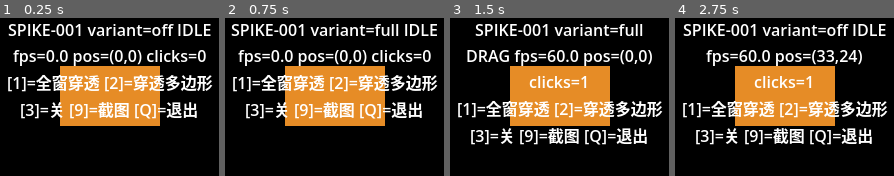
Above: before the commit, frames 1-4 (left to right).
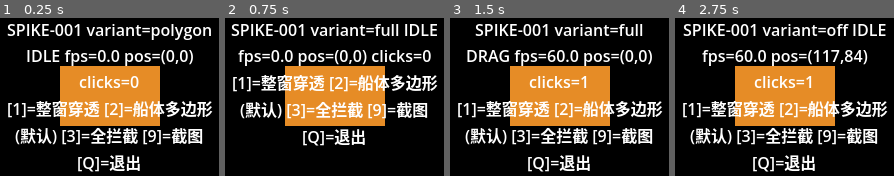
Above: after the commit, the same moments.

Repository: jiahecairen/CatFishing-Game
Game: Godot game, scene res://main.tscn
The game is run twice, just before and just after one commit, with the same random seed, the same clock (stepped at 60 frames per second) and the same inputs.
Inputs (mouse positions are in pixels of both pictures, inside the frame that each line leads up to):
- Up to frame 1 (0.25 s): no input
- Up to frame 2 (0.75 s): tap Enter at 0.5 s; move the mouse to (382, 87) at 0.52 s; tap 1 at 0.6 s; click (382, 87) at 0.67 s
- Up to frame 3 (1.5 s): tap Space at 1.25 s; drag from (515, 103) to (548, 128) at 1.27 s
- Up to frame 4 (2.75 s): move the mouse to (806, 60) at 2.02 s; tap 3 at 2.1 s; click (806, 60) at 2.17 s

The runs differ from the first frame. In frame 1, 27% of the frame differs, in the area x 3-97%, y 3-98%; in frame 2, 8.7%; in frame 3, 8.9%; in frame 4, 13%.

Commit message:
AUTO-001 SPIKE-001-FIX-001: 修复鼠标穿透和窗口拖动抖动 (tests pass, scope clean)

Diff:
--- a/tests/spike/overlay/report/capability.json
+++ b/tests/spike/overlay/report/capability.json
@@ -1,9 +1,15 @@
 {
   "display_count": -1,
   "display_server": "headless",
+  "display_server_methods": {
+    "get_display_safe_area": true,
+    "mouse_get_position": true,
+    "window_start_drag": true
+  },
   "engine_version": "4.7.2-stable (official)",
   "headless": true,
   "main_display_safe_area": null,
+  "mouse_get_position_value": null,
   "project_display_settings": {
     "display/window/size/always_on_top": true,
     "display/window/size/borderless": true,
@@ -22,7 +28,7 @@
   },
   "renderer_note": "headless 下此值可能为 dummy；Metal/Compatibility 实证必须来自 GUI 人工运行",
   "rendering_method": "forward_plus",
-  "ts_utc": "2026-11-10 20:39:45",
+  "ts_utc": "2026-11-10 22:32:16",
   "window_properties": {
     "always_on_top": true,
     "borderless": true,
--- a/tests/spike/overlay/report/observed_state.json
+++ b/tests/spike/overlay/report/observed_state.json
@@ -3,23 +3,23 @@
   "drag_threshold_px": 6.0,
   "events": [
     [
-      258,
-      "2026-11-10 20:39:45",
-      "position_restored_from_default"
+      294,
+      "2026-11-10 22:32:16",
+      "position_restored_from_saved"
     ],
     [
-      258,
-      "2026-11-10 20:39:45",
-      "variant:off"
+      294,
+      "2026-11-10 22:32:16",
+      "variant:polygon"
     ],
     [
-      259,
-      "2026-11-10 20:39:45",
+      294,
+      "2026-11-10 22:32:16",
       "ready"
     ],
     [
-      280,
-      "2026-11-10 20:39:45",
+      313,
+      "2026-11-10 22:32:16",
       "position_saved"
     ]
   ],
@@ -27,13 +27,17 @@
   "fps_samples": [],
   "headless": true,
   "hidden": false,
+  "last_drag_sample_count": 0,
+  "last_drag_samples": [],
   "max_fps": 30,
+  "mouse_get_position_supported": true,
   "ship_clicks": 0,
-  "ts_utc": "2026-11-10 20:39:45",
-  "variant": "off",
+  "ts_utc": "2026-11-10 22:32:16",
+  "variant": "polygon",
   "variant_api": {
     "always_on_top": true,
     "borderless": true,
+    "displayserver_mouse_get_position": true,
     "mouse_passthrough": true,
     "mouse_passthrough_mode": false,
     "mouse_passthrough_polygon": true,
@@ -43,18 +47,36 @@
   "variant_log": [
     {
       "applied": true,
-      "at_utc": "2026-11-10 20:39:45",
+      "at_utc": "2026-11-10 22:32:16",
       "effective_mouse_passthrough": false,
-      "effective_mouse_passthrough_mode": null,
+      "effective_mouse_passthrough_polygon": [
+        [
+          60.0,
+          50.0
+        ],
+        [
+          160.0,
+          50.0
+        ],
+        [
+          160.0,
+          110.0
+        ],
+        [
+          60.0,
+          110.0
+        ]
+      ],
+      "effective_mouse_passthrough_polygon_point_count": 4,
       "human_observation": "",
       "note": "",
       "supported": true,
-      "variant": "off"
+      "variant": "polygon"
     }
   ],
   "window_position": [
-    120,
-    120
+    734,
+    1118
   ],
   "window_size": [
     64,
--- a/tests/spike/overlay/report/variant_matrix.json
+++ b/tests/spike/overlay/report/variant_matrix.json
@@ -3,23 +3,23 @@
   "drag_threshold_px": 6.0,
   "events": [
     [
-      258,
-      "2026-11-10 20:39:45",
-      "position_restored_from_default"
+      294,
+      "2026-11-10 22:32:16",
+      "position_restored_from_saved"
     ],
     [
-      258,
-      "2026-11-10 20:39:45",
-      "variant:off"
+      294,
+      "2026-11-10 22:32:16",
+      "variant:polygon"
     ],
     [
-      259,
-      "2026-11-10 20:39:45",
+      294,
+      "2026-11-10 22:32:16",
       "ready"
     ],
     [
-      280,
-      "2026-11-10 20:39:45",
+      313,
+      "2026-11-10 22:32:16",
       "position_saved"
     ]
   ],
@@ -27,13 +27,17 @@
   "fps_samples": [],
   "headless": true,
   "hidden": false,
+  "last_drag_sample_count": 0,
+  "last_drag_samples": [],
   "max_fps": 30,
+  "mouse_get_position_supported": true,
   "ship_clicks": 0,
-  "ts_utc": "2026-11-10 20:39:45",
-  "variant": "off",
+  "ts_utc": "2026-11-10 22:32:16",
+  "variant": "polygon",
   "variant_api": {
     "always_on_top": true,
     "borderless": true,
+    "displayserver_mouse_get_position": true,
     "mouse_passthrough": true,
     "mouse_passthrough_mode": false,
     "mouse_passthrough_polygon": true,
@@ -43,18 +47,36 @@
   "variant_log": [
     {
       "applied": true,
-      "at_utc": "2026-11-10 20:39:45",
+      "at_utc": "2026-11-10 22:32:16",
       "effective_mouse_passthrough": false,
-      "effective_mouse_passthrough_mode": null,
+      "effective_mouse_passthrough_polygon": [
+        [
+          60.0,
+          50.0
+        ],
+        [
+          160.0,
+          50.0
+        ],
+        [
+          160.0,
+          110.0
+        ],
+        [
+          60.0,
+          110.0
+        ]
+      ],
+      "effective_mouse_passthrough_polygon_point_count": 4,
       "human_observation": "",
       "note": "",
       "supported": true,
-      "variant": "off"
+      "variant": "polygon"
     }
   ],
   "window_position": [
-    120,
-    120
+    734,
+    1118
   ],
   "window_size": [
     64,
--- a/tests/spike/overlay/scripts/capability_probe.gd
+++ b/tests/spike/overlay/scripts/capability_probe.gd
@@ -31,6 +31,13 @@
 		"main_display_safe_area": null,
 		"window_properties": {},
 		"property_values": {},
+		# SPIKE-001-FIX-001：拖动坐标源/原生拖动备选的方法存在性（只探测，不调用未证实 API）。
+		"display_server_methods": {
+			"mouse_get_position": ClassDB.class_has_method("DisplayServer", "mouse_get_position"),
+			"window_start_drag": ClassDB.class_has_method("DisplayServer", "window_start_drag"),
+			"get_display_safe_area": ClassDB.class_has_method("DisplayServer", "get_display_safe_area"),
+		},
+		"mouse_get_position_value": null,
 		"ts_utc": Time.get_datetime_string_from_system(true, true),
 	}
 	# 区分“project 设置未生效”与“设置名写错”：记录设置项读取结果（headless 窗口 64×64 属 dummy 行为）。
@@ -50,6 +57,10 @@
 		# 实测：本引擎 get_display_safe_area() 为 0 参数（4.7.2 真实签名）。
 		var area: Rect2i = DisplayServer.get_display_safe_area()
 		report["main_display_safe_area"] = [area.position.x, area.position.y, area.size.x, area.size.y]
+		# GUI 下记录真实屏幕光标坐标（headless 返回哨兵值，不记录以免误导）。
+		if ClassDB.class_has_method("DisplayServer", "mouse_get_position"):
+			var mp: Vector2i = DisplayServer.mouse_get_position()
+			report["mouse_get_position_value"] = [mp.x, mp.y]
 	var win: Window = get_window()
 	var props: Array[Dictionary] = win.get_property_list()
 	for prop_name in WINDOW_PROPERTIES:
--- a/tests/spike/overlay/scripts/overlay_window.gd
+++ b/tests/spike/overlay/scripts/overlay_window.gd
@@ -14,10 +14,12 @@
 const DEFAULT_POS := Vector2i(120, 120)
 const FPS_WINDOW_MS := 1000
 const FPS_SAMPLES_KEPT := 120
-
-# Godot 4.3 Window.MousePassthroughMode: DISABLED=0, LOCAL_ONLY=1, LOCAL_AND_PARENT=2
-const PASSTHROUGH_DISABLED := 0
-const PASSTHROUGH_LOCAL_ONLY := 1
+const DRAG_SAMPLE_CAP := 400
+
+# SPIKE-001-FIX-001 修正 A（人工审核为准）：Window.mouse_passthrough_polygon 的真实语义 =
+# 多边形内部接收鼠标事件，多边形外部鼠标穿透；mouse_passthrough=true 时多边形设置无效。
+# 本构建（4.7.2）实测无 mouse_passthrough_mode 属性，变体一律只用 mouse_passthrough(bool) +
+# mouse_passthrough_polygon 表达；禁止反向凹多边形（全窗减船体）。
 
 var _win: Window
 var _variant := "init"
@@ -27,8 +29,14 @@
 var _ship_clicks := 0
 var _drag_pending := false
 var _dragging := false
-var _drag_start_mouse := Vector2.ZERO
+# SPIKE-001-FIX-001 修正 B：拖动基准 = 按下瞬间的屏幕绝对坐标（不随窗口移动）+ 窗口起始位置。
+# 禁止用 event.global_position 计算窗口位移（窗口一动即被反方向污染 → 往复抖动）。
+var _drag_start_cursor := Vector2i.ZERO
 var _drag_start_win := Vector2i.ZERO
+var _mouse_pos_supported := false
+var _drag_unsupported_logged := false
+var _drag_samples: Array = []
+var _drag_sample_count := 0
 var _fps_window_start_ms := 0
 var _fps_window_frames := 0
 var _fps_last := 0.0
@@ -49,6 +57,8 @@
 		"always_on_top": _has_prop("always_on_top"),
 		"unfocusable": _has_prop("unfocusable"),
 	}
+	_mouse_pos_supported = ClassDB.class_has_method("DisplayServer", "mouse_get_position")
+	_variant_api["displayserver_mouse_get_position"] = _mouse_pos_supported
 	# 运行时兜底：即使 project 设置缺失/未生效，也尝试在代码里置透明与无边框。
 	if _variant_api["transparent"]:
 		_win.set("transparent", true)
@@ -59,7 +69,8 @@
 	_restore_position()
 	$Ship.gui_input.connect(_on_ship_gui_input)
 	_win.visibility_changed.connect(_on_visibility_changed)
-	_set_variant("off")
+	# SPIKE-001-FIX-001：启动默认 = polygon 生产语义（透明区穿透 + 船体可交互）。
+	_set_variant("polygon")
 	_update_status()
 	_fps_window_start_ms = Time.get_ticks_msec()
 	_log_event("ready")
@@ -103,30 +114,44 @@
 # ---------- 变体切换（键 1/2/3） ----------
 
 func _set_variant(variant: String) -> void:
+	# SPIKE-001-FIX-001 修正 A（人工审核为准，覆盖原计划 §1-A 的"polygon 内为穿透区"错误说法）：
+	#   full    : mouse_passthrough=true  + polygon=空数组（整窗穿透，对照组）
+	#   polygon : mouse_passthrough=false + polygon=Ship 实际可交互矩形（生产语义，启动默认）
+	#             → 多边形内（船体）接收鼠标事件，多边形外（透明区）穿透
+	#   off     : mouse_passthrough=false + polygon=空数组（整窗拦截，对照组）
+	# 禁止"全窗口减去船体"的反向凹多边形。
 	var supported := true
 	var note := ""
-	var enable := (variant != "off")
+	var enable := (variant == "full")
+	var poly := PackedVector2Array()
 	if variant == "polygon":
 		if not _variant_api.get("mouse_passthrough_polygon", false):
 			supported = false
-			enable = false
-			note = "mouse_passthrough_polygon 属性不存在 → 变体记 unsupported，退回关闭穿透"
+			note = "mouse_passthrough_polygon 属性不存在 → 变体记 unsupported，退回整窗拦截"
+		else:
+			var ship := get_node_or_null("Ship") as Control
+			if ship == null:
+				supported = false
+				note = "Ship 节点缺失 → 变体记 unsupported，退回整窗拦截"
+			else:
+				var r := ship.get_global_rect()
+				poly = PackedVector2Array([
+					r.position, Vector2(r.end.x, r.position.y), r.end, Vector2(r.position.x, r.end.y),
+				])
 	var applied := false
-	if _variant_api.get("mouse_passthrough_mode", false):
-		_win.set("mouse_passthrough_mode", PASSTHROUGH_LOCAL_ONLY if enable else PASSTHROUGH_DISABLED)
-		applied = true
-	elif _variant_api.get("mouse_passthrough", false):
+	if _variant_api.get("mouse_passthrough", false):
+		# 本构建实测无 mouse_passthrough_mode 属性，仅用布尔 + 多边形表达（修正 A）；
+		# 布尔为 true 时多边形无效，故仅 full 置 true。
 		_win.set("mouse_passthrough", enable)
 		applied = true
+	else:
+		note = (note + "; " if note != "" else "") + "mouse_passthrough 属性不存在 → 无法应用穿透变体"
 	if _variant_api.get("mouse_passthrough_polygon", false):
-		var poly := PackedVector2Array()
-		if variant == "polygon" and supported:
-			# 顶部状态条区域穿透；船体与其余区域保持可交互（透明视觉 != 输入穿透）。
-			var w := float(_win.size.x)
-			poly = PackedVector2Array([
-				Vector2(0, 0), Vector2(w, 0), Vector2(w, 45), Vector2(0, 45),
-			])
+		# full/off 显式清空多边形，避免旧多边形残留（godot-overlay §3）。
 		_win.set("mouse_passthrough_polygon", poly)
+	var poly_points: Array = []
+	for pt in poly:
+		poly_points.append([pt.x, pt.y])
 	_variant = variant
 	_variant_log.append({
 		"variant": variant,
@@ -135,7 +160,8 @@
 		"note": note,
 		"at_utc": Time.get_datetime_string_from_system(true, true),
 		"effective_mouse_passthrough": _win.get("mouse_passthrough") if _variant_api.get("mouse_passthrough", false) else null,
-		"effective_mouse_passthrough_mode": _win.get("mouse_passthrough_mode") if _variant_api.get("mouse_passthrough_mode", false) else null,
+		"effective_mouse_passthrough_polygon": poly_points,
+		"effective_mouse_passthrough_polygon_point_count": poly_points.size(),
 		"human_observation": "",
 	})
 	_log_event("variant:" + variant)
@@ -150,26 +176,48 @@
 		if event.pressed:
 			_drag_pending = true
 			_dragging = false
-			_drag_start_mouse = event.global_position
+			_drag_unsupported_logged = false
+			# 修正 B：只在按下瞬间冻结一次屏幕绝对坐标与窗口位置作为拖动基准。
+			if _mouse_pos_supported:
+				_drag_start_cursor = DisplayServer.mouse_get_position()
 			_drag_start_win = _win.position
+			_drag_samples = []
+			_drag_sample_count = 0
 		else:
 			if _drag_pending and not _dragging:
-				# 位移未达阈值 → 判定为点击，不误判为拖动（G-002）。
+				# 位移未达阈值 → 判定为点击，不误判为拖动（G-002a）。
 				_ship_clicks += 1
 				_log_event("ship_click")
+			if _drag_pending and _dragging:
+				_log_event("drag_end:samples=%d" % _drag_sample_count)
 			if _drag_pending:
 				_save_position()
+				_write_reports()
 			_drag_pending = false
 			_dragging = false
 			_update_status()
 	elif event is InputEventMouseMotion and _drag_pending:
-		var d: Vector2 = event.global_position - _drag_start_mouse
+		# 修正 B：位移 = 当前屏幕坐标 − 按下时屏幕坐标；坐标源不随窗口移动，无自我反馈 → 无抖动。
+		# 禁止 event.global_position 计算位移；禁止 Input.capture_mouse（非 Godot 4 API）。
+		if not _mouse_pos_supported:
+			# 探测→unsupported→如实记录（R-03）：不猜测缺失 API，也不降级为 global_position 位移。
+			if not _drag_unsupported_logged:
+				_drag_unsupported_logged = true
+				_log_event("drag_unsupported:DisplayServer.mouse_get_position")
+			return
+		var cur := DisplayServer.mouse_get_position()
+		var d := Vector2(cur - _drag_start_cursor)
 		if not _dragging and d.length() >= DRAG_THRESHOLD_PX:
 			_dragging = true
 			_log_event("drag_start")
 			_update_status()
 		if _dragging:
-			_win.position = Vector2i(Vector2(_drag_start_win) + d.round())
+			# 每事件基于冻结基准一次性取整，避免 ±1px 抖振；G-001d 轨迹样本供人工核对。
+			var target := (Vector2(_drag_start_win) + d).round()
+			_win.position = Vector2i(int(target.x), int(target.y))
+			_drag_sample_count += 1
+			if _drag_samples.size() < DRAG_SAMPLE_CAP:
+				_drag_samples.append([Time.get_ticks_msec(), d.x, d.y])
 
 
 # ---------- 位置持久化（临时探针几何，非业务存档） ----------
@@ -254,6 +302,9 @@
 		"events": _events,
 		"ship_clicks": _ship_clicks,
 		"drag_threshold_px": DRAG_THRESHOLD_PX,
+		"mouse_get_position_supported": _mouse_pos_supported,
+		"last_drag_sample_count": _drag_sample_count,
+		"last_drag_samples": _drag_samples,
 		"window_position": [_win.position.x, _win.position.y],
 		"window_size": [_win.size.x, _win.size.y],
 		"max_fps": Engine.max_fps,
@@ -273,7 +324,7 @@
 	if label == null:
 		return
 	var state := "DRAG" if _dragging else ("HOLD" if _drag_pending else "IDLE")
-	label.text = "SPIKE-001 variant=%s %s fps=%.1f pos=(%d,%d) clicks=%d\n[1]=全窗穿透 [2]=穿透多边形 [3]=关 [9]=截图 [Q]=退出" % [
+	label.text = "SPIKE-001 variant=%s %s fps=%.1f pos=(%d,%d) clicks=%d\n[1]=整窗穿透 [2]=船体多边形(默认) [3]=全拦截 [9]=截图 [Q]=退出" % [
 		_variant, state, _fps_last, _win.position.x, _win.position.y, _ship_clicks
 	]
 
Not shown, changed: tasks/TASKS.md
Not shown, added: tasks/evidence/SPIKE-001-FIX-001/BLOCK_REPORT.md
Not shown, added: tasks/evidence/SPIKE-001-FIX-001/phaseA.out
Not shown, added: tasks/evidence/SPIKE-001-FIX-001/phaseA.session.v4.jsonl.zstd
Not shown, added: tasks/evidence/SPIKE-001-FIX-001/phaseB-1.out
Not shown, added: tasks/evidence/SPIKE-001-FIX-001/phaseB-1.session.v4.jsonl.zstd
Not shown, added: tasks/evidence/SPIKE-001-FIX-001/plan.md
Not shown, added: tasks/evidence/SPIKE-001-FIX-001/report.md
Not shown, added: tasks/evidence/SPIKE-001-FIX-001/test-1.log
